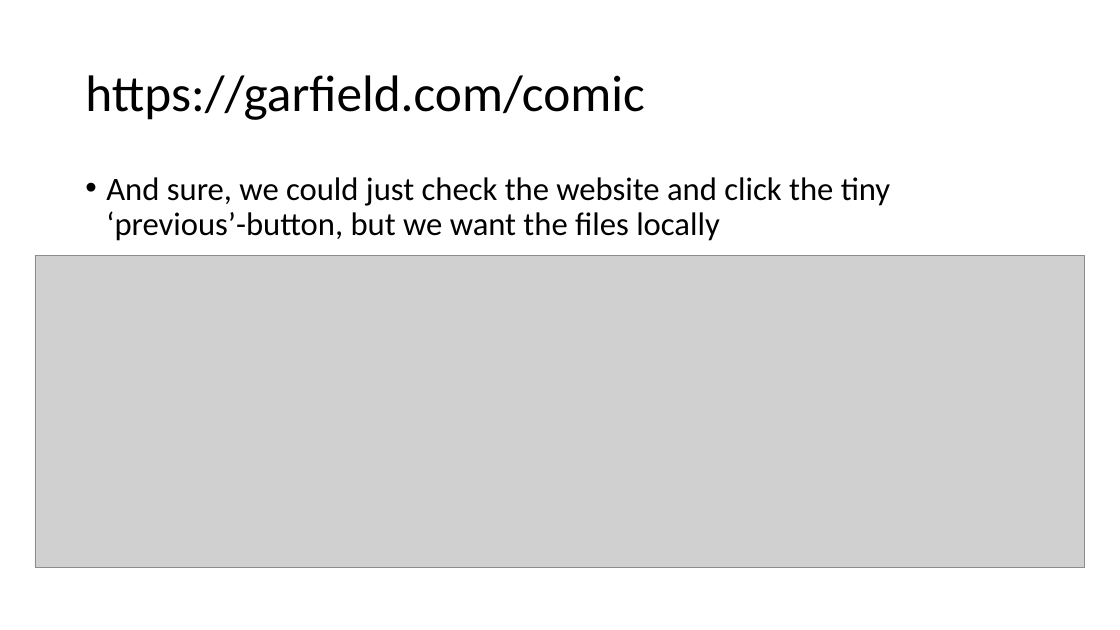
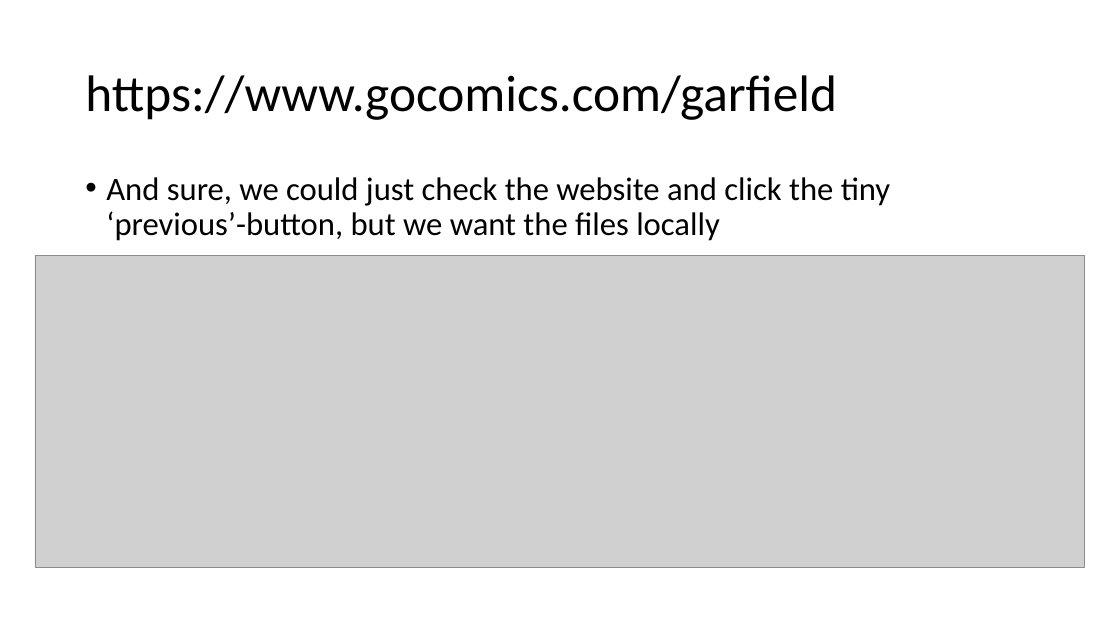
Before and after one commit to mjochen/PS-Technologies, a slide deck: slide 4 of Various/Webscraping/Garfield.pptx. Drawn at 1120x630 pixels with LibreOffice and Linux fonts; fonts in the diff are those of the drawing; grey boxes stand for pictures. Boxes give left, top, right and bottom in pixels: in the first picture for what was removed or moved away, otherwise in the second. Text is boxed around its words. In the diff, an @@ line names an element or a change of style, - is before the commit and + after.

```diff
--- a/Various/Webscraping/Garfield.pptx
+++ b/Various/Webscraping/Garfield.pptx
@@ title at box(85, 75, 837, 120): text changed @@
-https://garfield.com/comic
+https://www.gocomics.com/garfield
```
Also in this commit, not shown: 9 other slides changed, 2 slides added, 1 slide removed, 12 other files.
